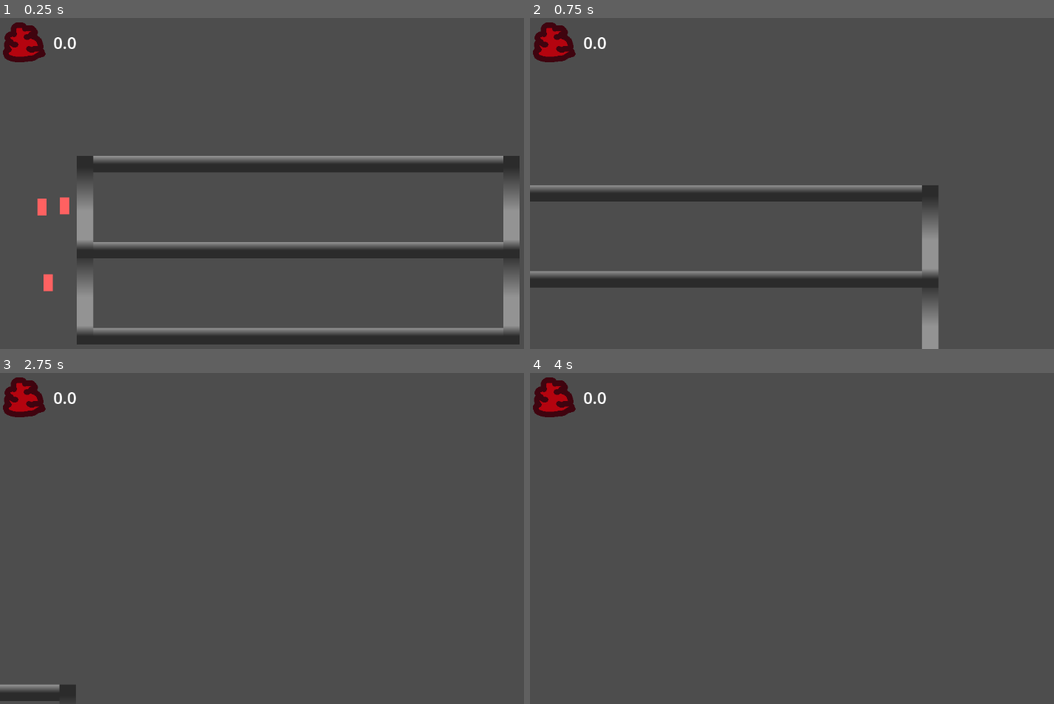
Above: before the commit, frames 1-4 (two rows, left to right).
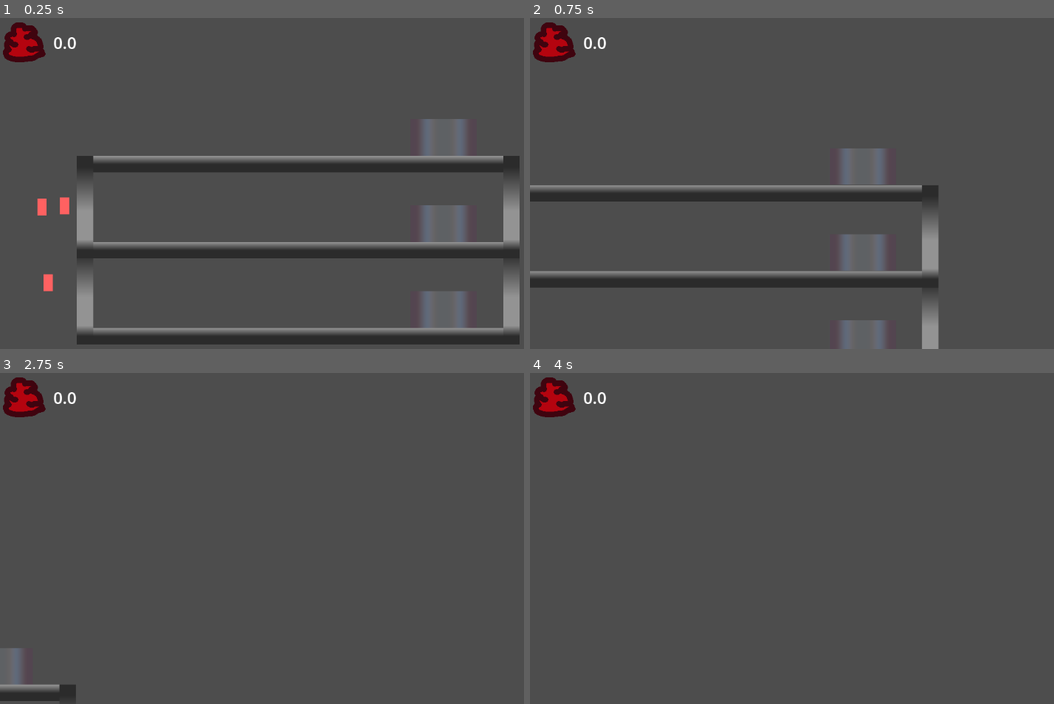
Above: after the commit, the same moments.

Repository: Lambosaurus/wildjam-mutation
Game: Godot game, scene res://main/main.tscn
The game is run twice, just before and just after one commit, with the same random seed, the same clock (stepped at 60 frames per second) and the same inputs.
Inputs (mouse positions are in pixels of both pictures, inside the frame that each line leads up to):
- Up to frame 1 (0.25 s): no input
- Up to frame 2 (0.75 s): tap Enter at 0.5 s; move the mouse to (592, 206) at 0.52 s; hold D (right) from 0.53 s (still down); tap W (up) at 0.6 s; click (592, 206) at 0.67 s
- Up to frame 3 (2.75 s): tap W (up) at 0.77, 1.07, 1.52, 1.55, 1.82, 2.1 s; move the mouse to (178, 555) at 1.27 s; tap 1 (swap_arms) at 1.35 s; tap Space at 2 s; move the mouse to (356, 465) at 2.02 s; release D (right) at 2.03 s; hold A (left) from 2.03 s (still down)
- Up to frame 4 (4 s): move the mouse to (797, 604) at 2.77 s; release A (left) at 2.78 s; hold D (right) from 2.78 s (still down); tap 1 (swap_arms) at 2.85 s; click (797, 604) at 2.92 s; tap W (up) at 3.02, 3.05, 3.32, 3.6, 3.77 s; tap Enter at 3.5 s; move the mouse to (1001, 588) at 3.52 s

The runs differ from the first frame. In frame 1, 1.5% of the frame differs, in the area x 80-89%, y 30-94%; in frame 2, 1.4%; in frame 3, 0.3%; in frame 4, nothing differs.

Commit message:
First pass on elevator

Diff:
--- /dev/null
+++ b/building/components/transporter/elevator/elevator.gd
@@ -0,0 +1,72 @@
+extends Node2D
+
+enum Mode { Cyclic }
+enum FloorState {DoorsOpening, DoorsOpen, DoorsClosing, DoorsClosed, Travelling}
+@export var operating_mode: Mode
+@export var floor_stop: PackedScene
+@export var num_stops: int
+@export var floor_spacing: int = 168 # Fragile, I know. Not sure sure how to do this well.
+@export var start_floor_x: int = 0
+@export var start_floor_y: int = 0
+@export var travel_time: int = 5
+@export var wait_time: int = 3
+
+@onready var timer: Timer = $TravelTimeCycle
+
+var state = FloorState.DoorsClosed
+var target_floor: int = 0
+var travel_target: int = 0
+var active_floor_stops: Array
+
+const FLOOR_LABEL = "floor_stop_"
+
+
+
+# Called when the node enters the scene tree for the first time.
+func _ready() -> void:
+	set_up_elevator_stack()
+
+func set_up_elevator_stack():
+	timer.one_shot = true
+	timer.connect("timeout", _handle_elevator_travel)
+	var current_floor_spacing = start_floor_y
+	for idx in range(num_stops):
+		var current_stop = floor_stop.instantiate()
+		current_stop.name = FLOOR_LABEL + str(idx)
+		current_stop.connect("travellers_waiting", _assess_floor_access)
+		current_stop.connect("door_animation_finished", _handle_animation_finished)
+		add_child(current_stop)
+		current_stop.global_position = Vector2(start_floor_x, current_floor_spacing)
+		active_floor_stops.append(current_stop)
+		current_floor_spacing -= floor_spacing  #move up
+		print(current_stop.name, Time)
+	timer.start(travel_time)
+
+func _handle_elevator_travel():
+	print('Timer expired. Current State: ', state)
+	if state == FloorState.Travelling:
+		state = FloorState.DoorsClosed
+	if state == FloorState.DoorsClosed:
+		state = FloorState.DoorsOpening
+		active_floor_stops[target_floor].animator.play("door_open")
+
+	if state == FloorState.DoorsOpen:
+		state = FloorState.DoorsClosing
+		active_floor_stops[target_floor].animator.play_backwards("door_open")
+
+
+func _handle_animation_finished(name):
+	print("Animation done :", name)
+	if state == FloorState.DoorsOpening:
+		state = FloorState.DoorsOpen
+		timer.start(wait_time)
+	if state == FloorState.DoorsClosing:
+		timer.start(travel_time)
+		target_floor += 1
+		state = FloorState.Travelling
+		# start floor travel timer
+		if target_floor == len(active_floor_stops): # loop back to start
+			target_floor = 0
+
+func _assess_floor_access(floor_name):
+	print("processing: ", floor_name)
--- /dev/null
+++ b/building/components/transporter/elevator/elevator.tscn
@@ -0,0 +1,8 @@
+[gd_scene format=3 uid="uid://cl8rxjlclso5g"]
+
+[ext_resource type="Script" uid="uid://dga064fc2b2bg" path="res://building/components/transporter/elevator/elevator.gd" id="1_bsmdj"]
+
+[node name="Elevator" type="Node2D" unique_id=1486849745]
+script = ExtResource("1_bsmdj")
+
+[node name="TravelTimeCycle" type="Timer" parent="." unique_id=255726013]
--- /dev/null
+++ b/building/components/transporter/elevator/floor_stop.gd
@@ -0,0 +1,39 @@
+extends Node2D
+
+
+@onready var collider = $Area2D
+@onready var animator = $AnimationPlayer
+@onready var door_timer = $DoorTimer
+var doors_locked = true
+signal travellers_waiting(name)
+signal door_animation_finished(name)
+
+
+
+# Called when the node enters the scene tree for the first time.
+func _ready() -> void:
+	door_timer.one_shot = true
+	collider.connect("body_entered", _on_mutant_entered)
+	animator.connect("animation_finished", _on_animation_finished)
+	#door_timer.connect("timeout", _on_door_timer_timeout)
+	pass # Replace with function body.
+
+func _on_mutant_entered(body: Node2D):
+	if doors_locked:
+		return
+	emit_signal("travellers_waiting", name)
+	#animator.play("door_open")
+#
+#
+func _on_animation_finished(name: String):
+	print('floor stop animation complete')
+	emit_signal("door_animation_finished", name)
+	#if name == 'door_open':
+		#
+		#door_timer.start(3)
+		#unlock doors
+#
+#func _on_door_timer_timeout():
+	#print('in here')
+	#doors_locked = false
+	#animator.play_backwards("door_open")
--- /dev/null
+++ b/building/components/transporter/elevator/floor_stop.tscn
@@ -0,0 +1,136 @@
+[gd_scene format=3 uid="uid://bl5h3avge57kq"]
+
+[ext_resource type="Script" uid="uid://77rxot6k7sbc" path="res://building/components/transporter/elevator/floor_stop.gd" id="1_wuqjj"]
+
+[sub_resource type="Curve" id="Curve_22srt"]
+_data = [Vector2(0.16145833, 0.29213488), 0.0, 0.0, 0, 0, Vector2(0.3697917, 0.57303375), 0.0, 0.0, 0, 0, Vector2(0.6770833, 0.5617978), 0.0, 0.0, 0, 0, Vector2(0.8802083, 0.39325845), 0.0, 0.0, 0, 0]
+point_count = 4
+
+[sub_resource type="Curve" id="Curve_wuqjj"]
+_data = [Vector2(0.18229167, 0.3370787), 0.0, 0.0, 0, 0, Vector2(0.375, 0.55056185), 0.0, 0.0, 0, 0, Vector2(0.75, 0.55056185), 0.0, 0.0, 0, 0, Vector2(0.8958333, 0.34831464), 0.0, 0.0, 0, 0]
+point_count = 4
+
+[sub_resource type="Curve" id="Curve_ewgbf"]
+_data = [Vector2(0.08333333, 0.3146068), 0.0, 0.0, 0, 0, Vector2(0.4010417, 0.55056185), 0.0, 0.0, 0, 0, Vector2(0.59375, 0.55056185), 0.0, 0.0, 0, 0, Vector2(0.8697917, 0.32584274), 0.0, 0.0, 0, 0]
+point_count = 4
+
+[sub_resource type="CurveXYZTexture" id="CurveXYZTexture_482if"]
+curve_x = SubResource("Curve_22srt")
+curve_y = SubResource("Curve_wuqjj")
+curve_z = SubResource("Curve_ewgbf")
+
+[sub_resource type="Curve" id="Curve_4mxyk"]
+_data = [Vector2(0.06770833, 0.32584274), 0.0, 0.0, 0, 0, Vector2(0.4427083, 0.37078655), 0.0, 0.0, 0, 0, Vector2(0.640625, 0.4044944), 0.0, 0.0, 0, 0, Vector2(0.8802083, 0.37078655), 0.0, 0.0, 0, 0]
+point_count = 4
+
+[sub_resource type="Curve" id="Curve_6mkhm"]
+_data = [Vector2(0.13020833, 0.26966298), 0.0, 0.0, 0, 0, Vector2(0.5208333, 0.41573036), 0.0, 0.0, 0, 0, Vector2(0.828125, 0.3820225), 0.0, 0.0, 0, 0]
+point_count = 3
+
+[sub_resource type="Curve" id="Curve_4de5r"]
+_data = [Vector2(0.17187501, 0.3146068), 0.0, 0.0, 0, 0, Vector2(0.4427083, 0.46067423), 0.5593008, 0.5593008, 0, 0, Vector2(0.7604167, 0.39325845), 0.0, 0.0, 0, 0]
+point_count = 3
+
+[sub_resource type="CurveXYZTexture" id="CurveXYZTexture_hjj6m"]
+curve_x = SubResource("Curve_4mxyk")
+curve_y = SubResource("Curve_6mkhm")
+curve_z = SubResource("Curve_4de5r")
+
+[sub_resource type="RectangleShape2D" id="RectangleShape2D_22srt"]
+size = Vector2(20, 72)
+
+[sub_resource type="Animation" id="Animation_wuqjj"]
+length = 0.001
+tracks/0/type = "value"
+tracks/0/imported = false
+tracks/0/enabled = true
+tracks/0/path = NodePath("DoorLeft:position:x")
+tracks/0/interp = 1
+tracks/0/loop_wrap = true
+tracks/0/keys = {
+"times": PackedFloat32Array(0),
+"transitions": PackedFloat32Array(1),
+"update": 1,
+"values": [32.5625]
+}
+tracks/1/type = "value"
+tracks/1/imported = false
+tracks/1/enabled = true
+tracks/1/path = NodePath("DoorRight:position:x")
+tracks/1/interp = 1
+tracks/1/loop_wrap = true
+tracks/1/keys = {
+"times": PackedFloat32Array(0),
+"transitions": PackedFloat32Array(1),
+"update": 1,
+"values": [97.00001]
+}
+
+[sub_resource type="Animation" id="Animation_ewgbf"]
+resource_name = "door_open"
+length = 1.1
+tracks/0/type = "value"
+tracks/0/imported = false
+tracks/0/enabled = true
+tracks/0/path = NodePath("DoorLeft:position:x")
+tracks/0/interp = 1
+tracks/0/loop_wrap = true
+tracks/0/keys = {
+"times": PackedFloat32Array(0, 1),
+"transitions": PackedFloat32Array(1, 1),
+"update": 0,
+"values": [32.5625, -12.0]
+}
+tracks/1/type = "value"
+tracks/1/imported = false
+tracks/1/enabled = true
+tracks/1/path = NodePath("DoorRight:position:x")
+tracks/1/interp = 1
+tracks/1/loop_wrap = true
+tracks/1/keys = {
+"times": PackedFloat32Array(0, 1),
+"transitions": PackedFloat32Array(1, 1),
+"update": 0,
+"values": [97.00001, 145.0]
+}
+
+[sub_resource type="AnimationLibrary" id="AnimationLibrary_482if"]
+_data = {
+&"RESET": SubResource("Animation_wuqjj"),
+&"door_open": SubResource("Animation_ewgbf")
+}
+
+[node name="FloorStop" type="Node2D" unique_id=2013856895]
+script = ExtResource("1_wuqjj")
+
+[node name="StopInterior" type="Sprite2D" parent="." unique_id=1282868296]
+position = Vector2(64.5, -36)
+scale = Vector2(0.50390625, 71.5)
+texture = SubResource("CurveXYZTexture_482if")
+
+[node name="DoorLeft" type="Sprite2D" parent="." unique_id=659627107]
+position = Vector2(32.5625, -36)
+scale = Vector2(0.25341797, 71.56251)
+texture = SubResource("CurveXYZTexture_hjj6m")
+
+[node name="DoorRight" type="Sprite2D" parent="." unique_id=169924496]
+position = Vector2(97.00001, -36)
+rotation = -3.1415927
+scale = Vector2(0.25341797, 71.56251)
+texture = SubResource("CurveXYZTexture_hjj6m")
+
+[node name="Area2D" type="Area2D" parent="." unique_id=120107210]
+position = Vector2(0, 8)
+disable_mode = 2
+collision_layer = 4
+collision_mask = 4
+monitorable = false
+
+[node name="CollisionShape2D" type="CollisionShape2D" parent="Area2D" unique_id=484882078]
+position = Vector2(66, -44)
+shape = SubResource("RectangleShape2D_22srt")
+
+[node name="AnimationPlayer" type="AnimationPlayer" parent="." unique_id=1673073297]
+libraries/ = SubResource("AnimationLibrary_482if")
+
+[node name="DoorTimer" type="Timer" parent="." unique_id=302096338]
--- a/main/main.tscn
+++ b/main/main.tscn
@@ -8,7 +8,9 @@
 [ext_resource type="Script" uid="uid://dqw8fexj5crea" path="res://creatures/mutations/mutation_service.gd" id="4_67ri8"]
 [ext_resource type="PackedScene" uid="uid://dlom32x0f3tyr" path="res://creatures/mutant/mutant.tscn" id="4_c651c"]
 [ext_resource type="Script" uid="uid://c8shh7tf8tebl" path="res://creatures/mutations/mutation.gd" id="6_4dugh"]
+[ext_resource type="PackedScene" uid="uid://cl8rxjlclso5g" path="res://building/components/transporter/elevator/elevator.tscn" id="9_bsumw"]
 [ext_resource type="PackedScene" uid="uid://etva80dwgv3l" path="res://ui/main_gui.tscn" id="9_grrlh"]
+[ext_resource type="PackedScene" uid="uid://bl5h3avge57kq" path="res://building/components/transporter/elevator/floor_stop.tscn" id="10_fwcvl"]
 
 [sub_resource type="Resource" id="Resource_grrlh"]
 script = ExtResource("4_67ri8")
@@ -48,6 +50,15 @@
 [node name="SpawnPoint" type="Node2D" parent="Spawners/MutantLevel0" unique_id=1086107178]
 position = Vector2(183, 25)
 
+[node name="Transporters" type="Node" parent="." unique_id=573249446]
+
+[node name="Elevator" parent="Transporters" unique_id=1486849745 instance=ExtResource("9_bsumw")]
+position = Vector2(14, 11)
+floor_stop = ExtResource("10_fwcvl")
+num_stops = 3
+start_floor_x = 800
+start_floor_y = 609
+
 [node name="MainCamera" type="Camera2D" parent="." unique_id=35768897]
 position = Vector2(575, 326)
 
Not shown, added: building/components/transporter/elevator/elevator.gd.uid
Not shown, added: building/components/transporter/elevator/floor_stop.gd.uid
